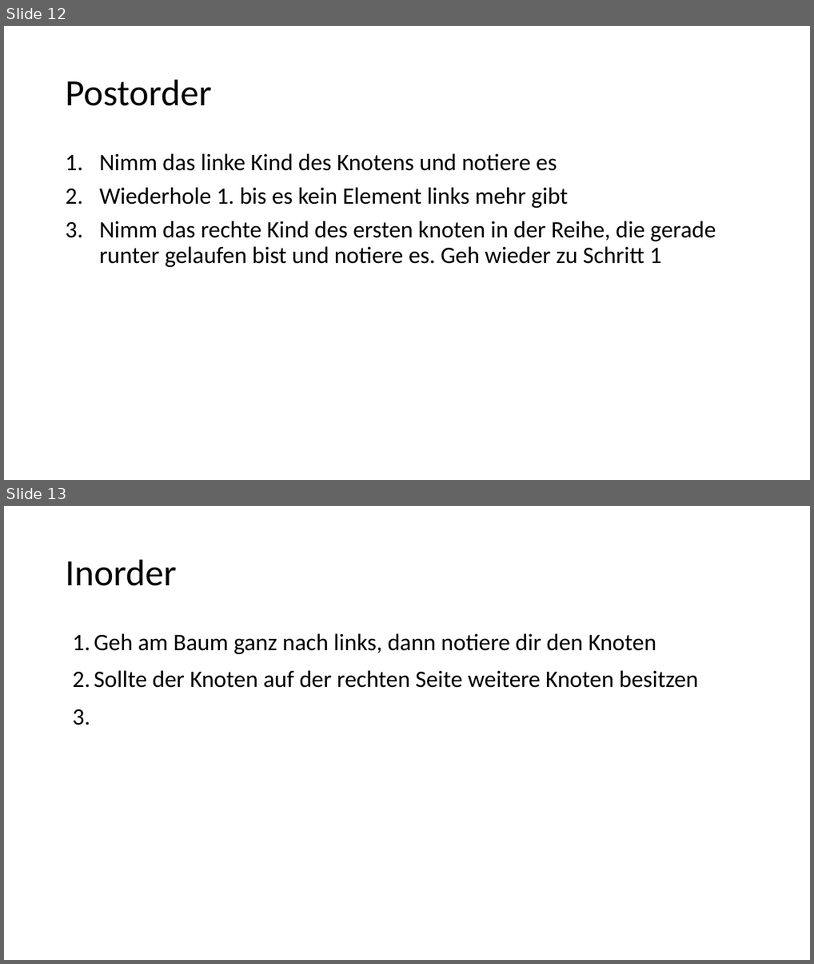
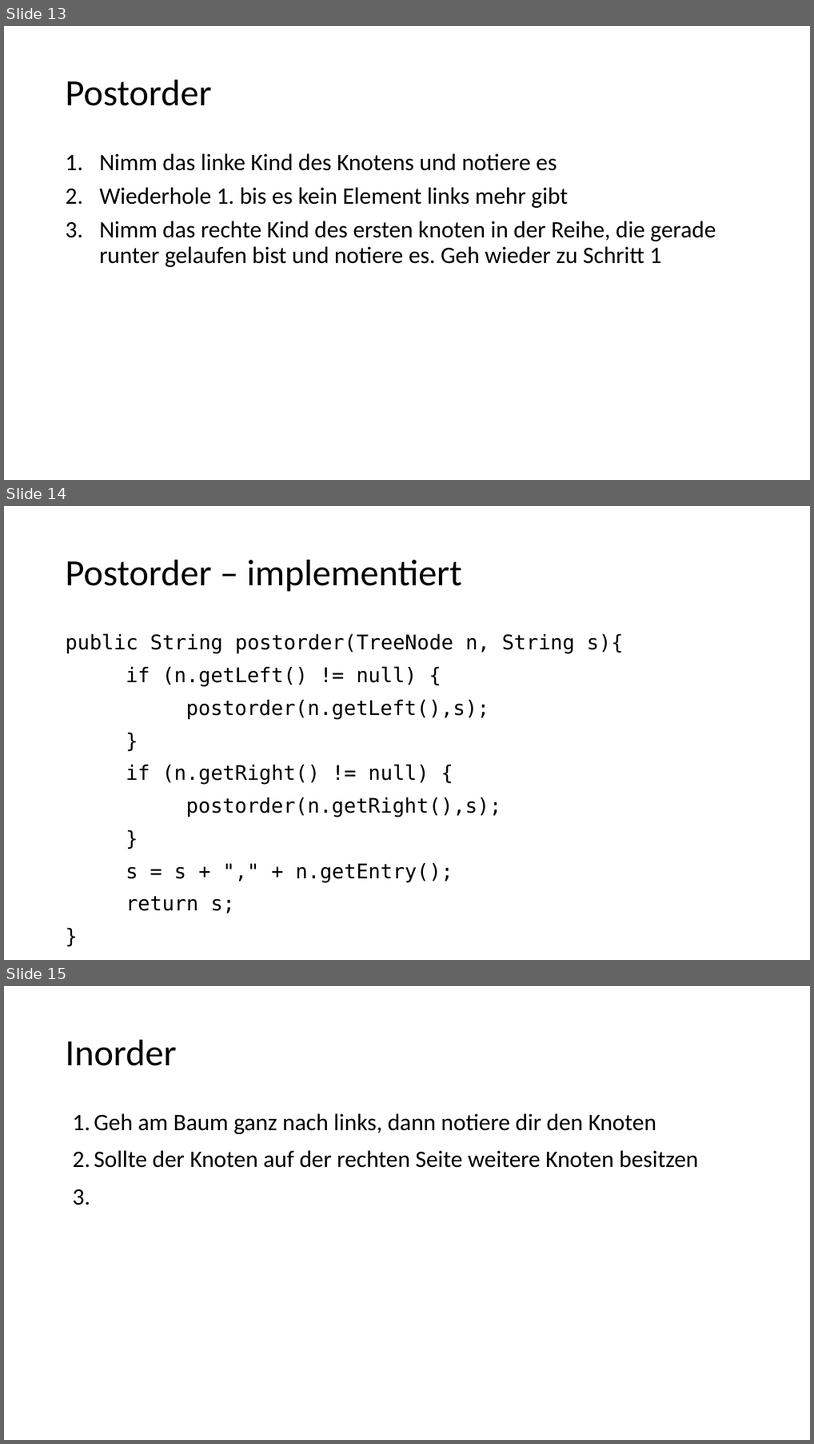
Before and after one commit to jeder49/ABI_Info, a slide deck: Q1/Höhere Datenstrukturen/2022 04 17 Höhere Datenstrukturen.pptx. Shown one above the other, each under a label of ours: slides 12 and 13 before the commit, slides 13, 14 and 15 after it. The pictures are 814x964 and 814x1444 pixels, drawn with LibreOffice and Linux fonts; fonts in the diff are those of the drawing. Boxes give left, top, right and bottom in pixels: in the first picture for what was removed or moved away, otherwise in the second. Text is boxed around its words. In the diff, an @@ line names an element or a change of style, - is before the commit and + after.

```diff
--- a/Q1/Höhere Datenstrukturen/2022 04 17 Höhere Datenstrukturen.pptx
+++ b/Q1/Höhere Datenstrukturen/2022 04 17 Höhere Datenstrukturen.pptx
@@ slide 14 added at (4,506,810,960), background #FFFFFF @@
@@ title added at (66,560,462,592), 44 pt, text #000000 @@
+Postorder – implementiert
@@ text added at (66,633,624,913), 24 pt, text #000000 @@
+public String postorder(TreeNode n, String s){
+if (n.getLeft() != null) {
+postorder(n.getLeft(),s);
+}
+if (n.getRight() != null) {
+postorder(n.getRight(),s);
+}
+s = s + "," + n.getEntry();
+return s;
+}
@@ what was slide 12 is now slide 13 @@
@@ what was slide 13 is now slide 15 @@
```
Also in this commit, not shown: 4 slides changed, 2 other slides added, 1 other file.
